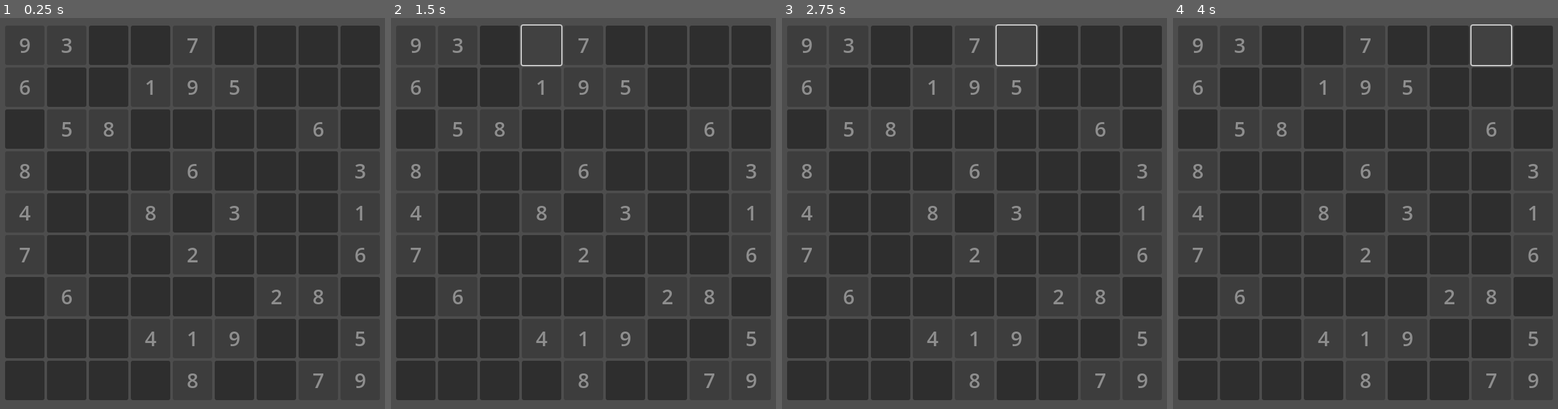
Above: before the commit, frames 1-4 (left to right).
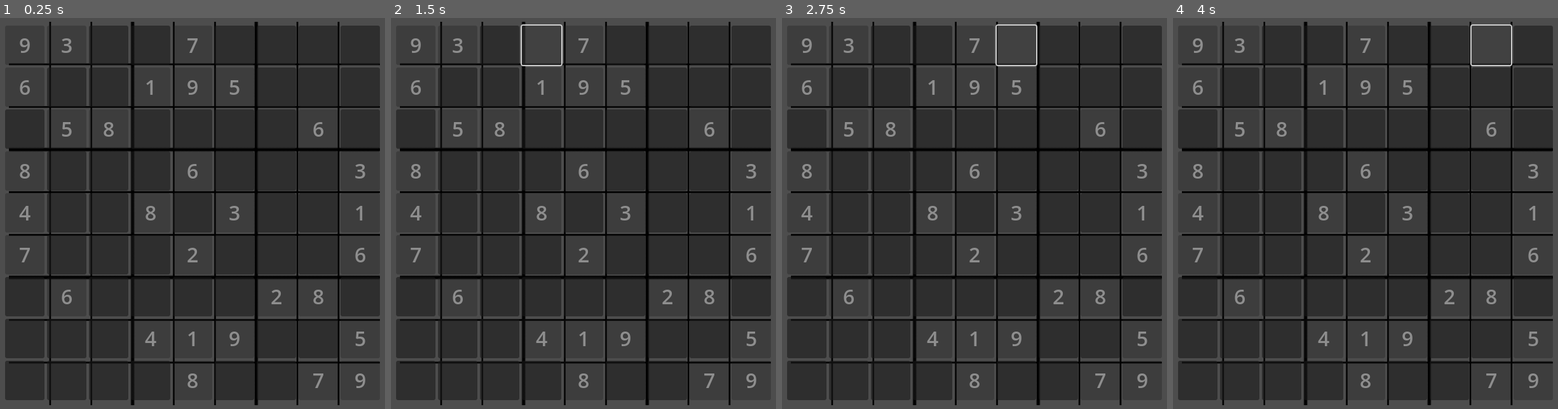
Above: after the commit, the same moments.

Repository: Ercan-Ozturk/sudokuapp
Game: Godot game, scene res://sudoku.tscn
Same seed, same stepped clock (60 frames per second), same inputs: the game is played once before the commit and once after it.
Inputs (mouse positions are in pixels of both pictures, inside the frame that each line leads up to):
- Up to frame 1 (0.25 s): no input
- Up to frame 2 (1.5 s): click (498, 45) at 0.52 s; click (541, 45) at 1.27 s
- Up to frame 3 (2.75 s): click (1016, 45) at 2.02 s
- Up to frame 4 (4 s): click (1450, 45) at 2.77 s; click (1492, 45) at 3.52 s

The runs differ from the first frame. In frame 1, 8.1% of the frame differs, in the area x 2-99%, y 0-100%; in frame 2, 8.1%; in frame 3, 8.1%; in frame 4, 8.1%.

Commit message:
Grid png and validity bug fix.

Diff:
--- a/sudoku.gd
+++ b/sudoku.gd
@@ -64,6 +64,7 @@
 	return true
 func changeNumber(row, col, num):
 	game_grid[row][col].text = str(num)
+	matrix[row][col] = num
 
 func inputProcess(val):
 	if selectedButton:
--- a/sudoku.tscn
+++ b/sudoku.tscn
@@ -1,6 +1,7 @@
-[gd_scene load_steps=2 format=3 uid="uid://cwefit04l3ghy"]
+[gd_scene load_steps=3 format=3 uid="uid://cwefit04l3ghy"]
 
 [ext_resource type="Script" uid="uid://bxq5smsb4pum7" path="res://sudoku.gd" id="1_rdrvq"]
+[ext_resource type="Texture2D" uid="uid://cxoxl7k77xo11" path="res://Sudoku-Grid.png" id="2_23bkm"]
 
 [node name="Sudoku" type="Node2D"]
 script = ExtResource("1_rdrvq")
@@ -11,3 +12,9 @@
 offset_right = 102.0
 offset_bottom = 102.0
 columns = 9
+
+[node name="Sudoku-grid" type="Sprite2D" parent="."]
+z_index = -2
+position = Vector2(360, 358)
+scale = Vector2(0.57, 0.59)
+texture = ExtResource("2_23bkm")
Binary file added: Sudoku-Grid.png
Not shown, added: Sudoku-Grid.png.import
